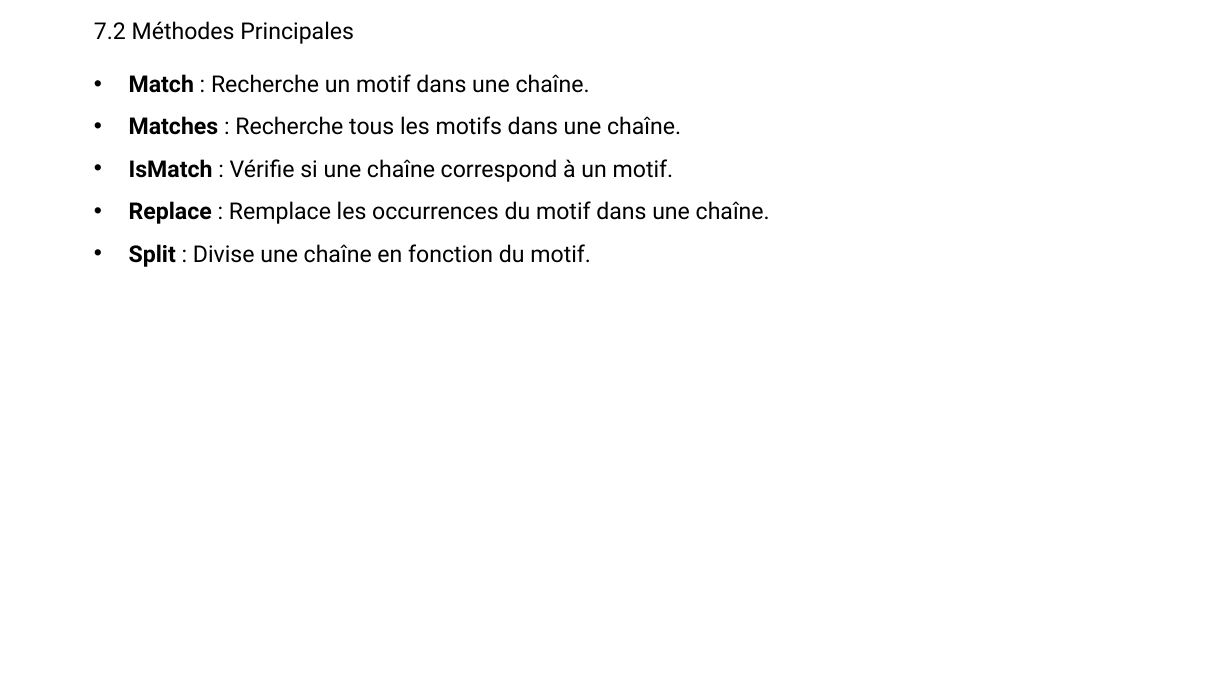
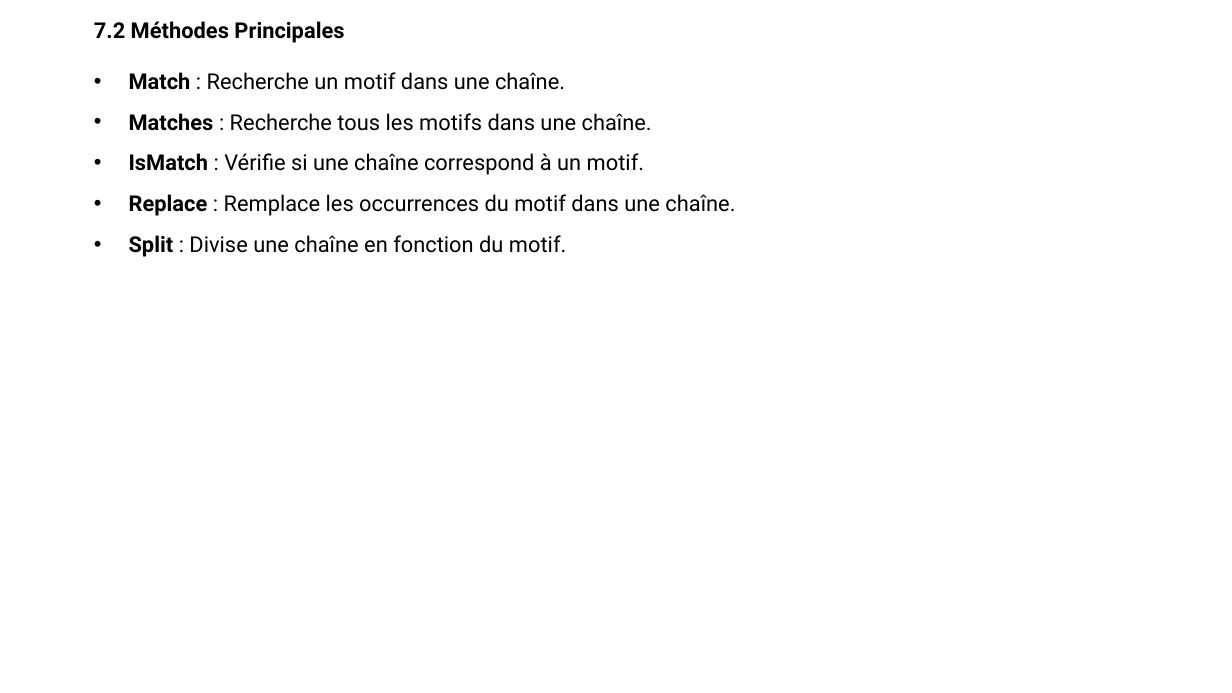
Before and after one commit to alimakri/DanCookStage, a slide deck: slide 9 of Documents/DanCook_Stage.pptx. Drawn at 1232x693 pixels with LibreOffice and Linux fonts; fonts in the diff are those of the drawing. Boxes give left, top, right and bottom in pixels: in the first picture for what was removed or moved away, otherwise in the second. Text is boxed around its words. In the diff, an @@ line names an element or a change of style, - is before the commit and + after.

```diff
--- a/Documents/DanCook_Stage.pptx
+++ b/Documents/DanCook_Stage.pptx
@@ text "7.2 Méthodes Principales" at (94,21,735,257): size 18 to 17 pt; bold on in "7.2 Méthodes Principales" @@
```
Also in this commit, not shown: 2 other slides changed, 4 slides added, 44 other files.
